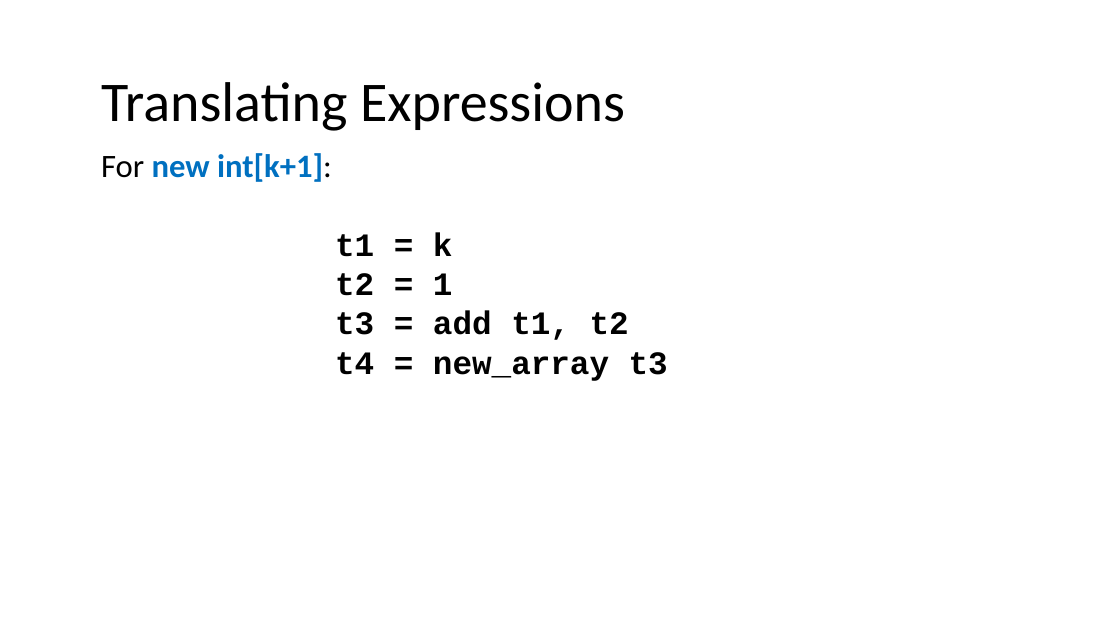
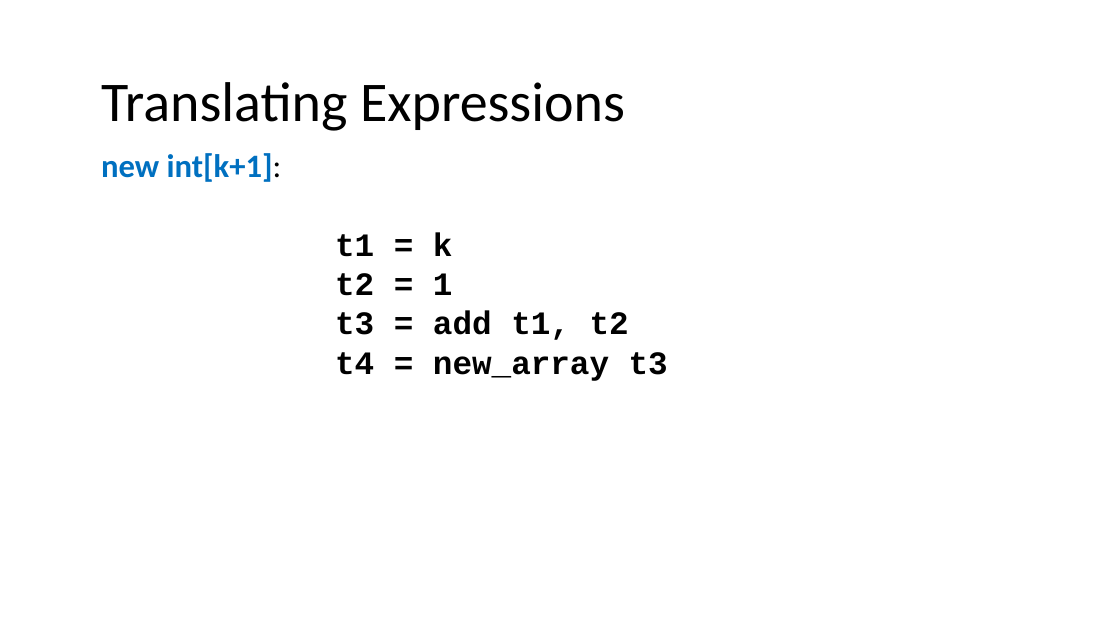
Before and after one commit to nivshani/compilation, a slide deck: slide 30 of slides/IR.pptx. Drawn at 1120x630 pixels with LibreOffice and Linux fonts; fonts in the diff are those of the drawing. Boxes give left, top, right and bottom in pixels: in the first picture for what was removed or moved away, otherwise in the second. Text is boxed around its words. In the diff, an @@ line names an element or a change of style, - is before the commit and + after.

```diff
--- a/slides/IR.pptx
+++ b/slides/IR.pptx
@@ text at [101,153,282,182]: text changed @@
-For new int[k+1]:
+new int[k+1]:
```
Also in this commit, not shown: 21 other slides changed, 1 other file.
